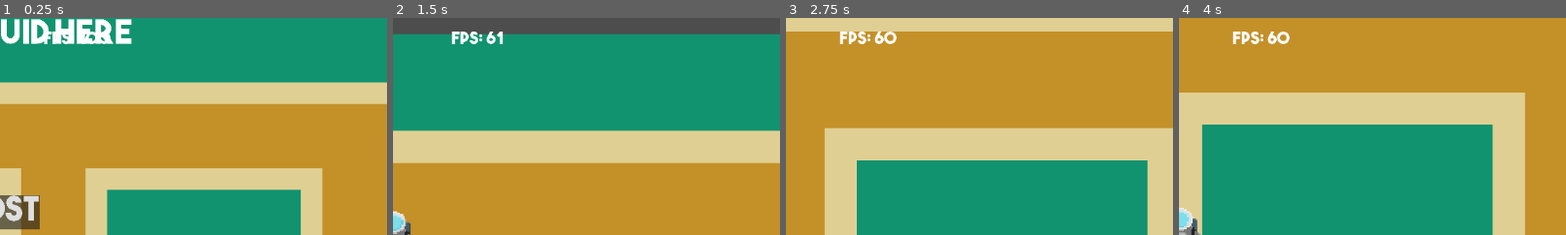
Above: before the commit, frames 1-4 (left to right).
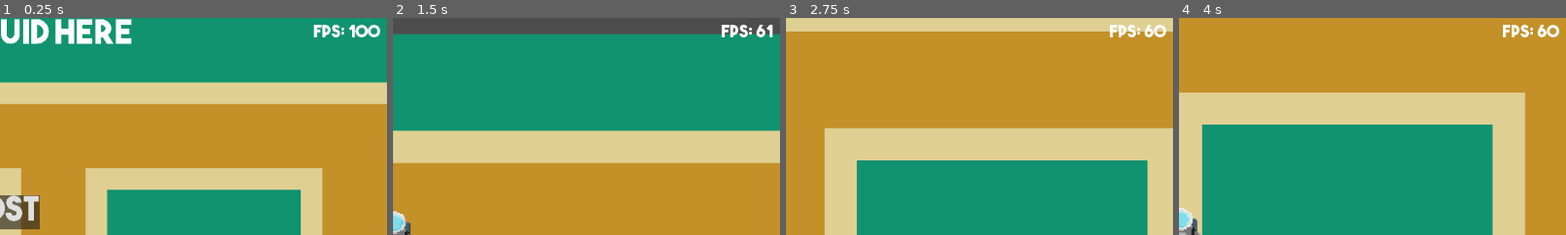
Above: after the commit, the same moments.

Repository: GTNT-Github/Astronaut-of-the-Month
Game: Godot game, scene res://assets/scenes/Game.tscn
Two runs of this game, one before a commit and one after it. Both use one fixed random seed, a clock stepped at 60 frames per second and the inputs below.
Inputs:
- Up to frame 1 (0.25 s): no input
- Up to frame 2 (1.5 s): tap Enter at 0.5 s; hold D (right) 0.53-1.25 s; click "Host" at 1.25 s
- Up to frame 3 (2.75 s): tap Space at 2 s; hold S (down) from 2.03 s (still down)
- Up to frame 4 (4 s): release S (down) at 2.78 s; hold D (right) 2.78-3.53 s; hold W (up) from 3.53 s (still down)
The pictures show only the part of the screen within x 50-100%, y 0-50%; the shares and areas given below are measured in that part.

The runs differ from the first frame. In frame 1, 0.9% of the frame differs, in the area x 11-99%, y 3-13%; in frame 2, 1.0%; in frame 3, 1.1%; in frame 4, 1.1%, in the area x 13-99%, y 3-13%.
Error in both runs: Invalid assignment of property or key 'current' with value of type 'bool' on a base object of type 'Camera2D'. (res://assets/scripts/player.gd:8)

Commit message:
12.12.22
- Multiplayer Added

Diff:
--- a/assets/scenes/Game.tscn
+++ b/assets/scenes/Game.tscn
@@ -42,10 +42,10 @@
 anchors_preset = 1
 anchor_left = 1.0
 anchor_right = 1.0
-offset_left = -511.333
-offset_top = 20.0
-offset_right = -111.333
-offset_bottom = 123.0
+offset_left = -110.0
+offset_top = 10.0
+offset_right = 290.0
+offset_bottom = 113.0
 grow_horizontal = 0
 scale = Vector2(0.25, 0.25)
 size_flags_horizontal = 8
Not shown, changed: export_presets.cfg
